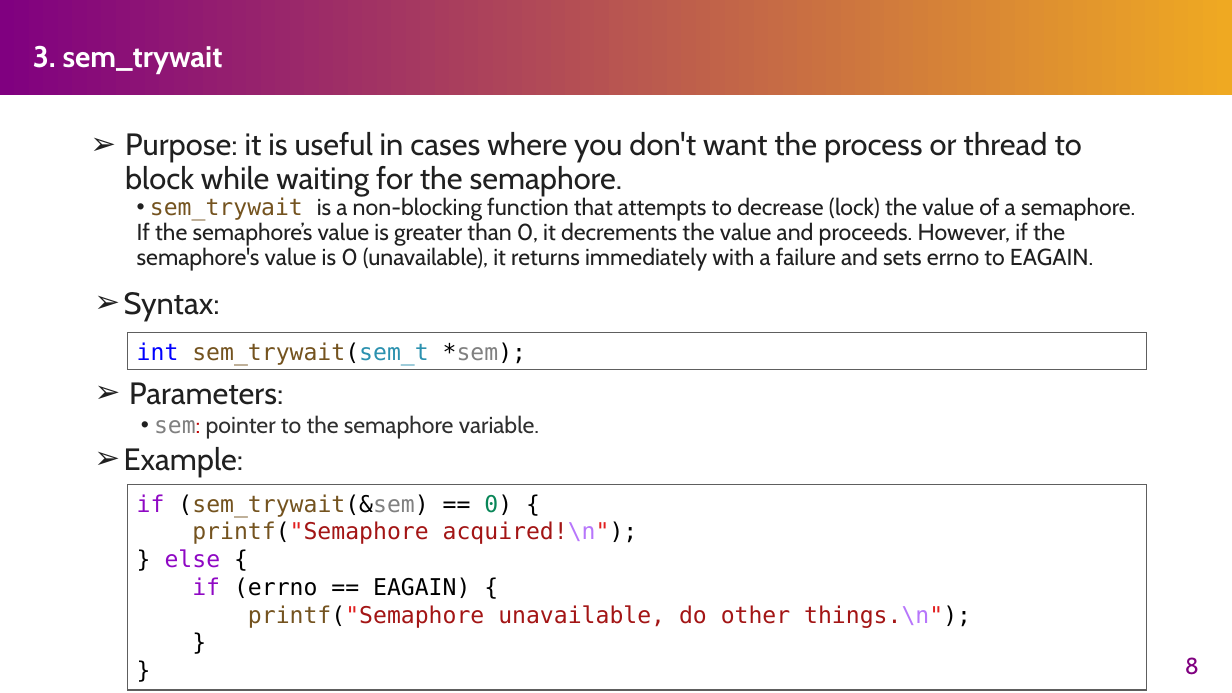
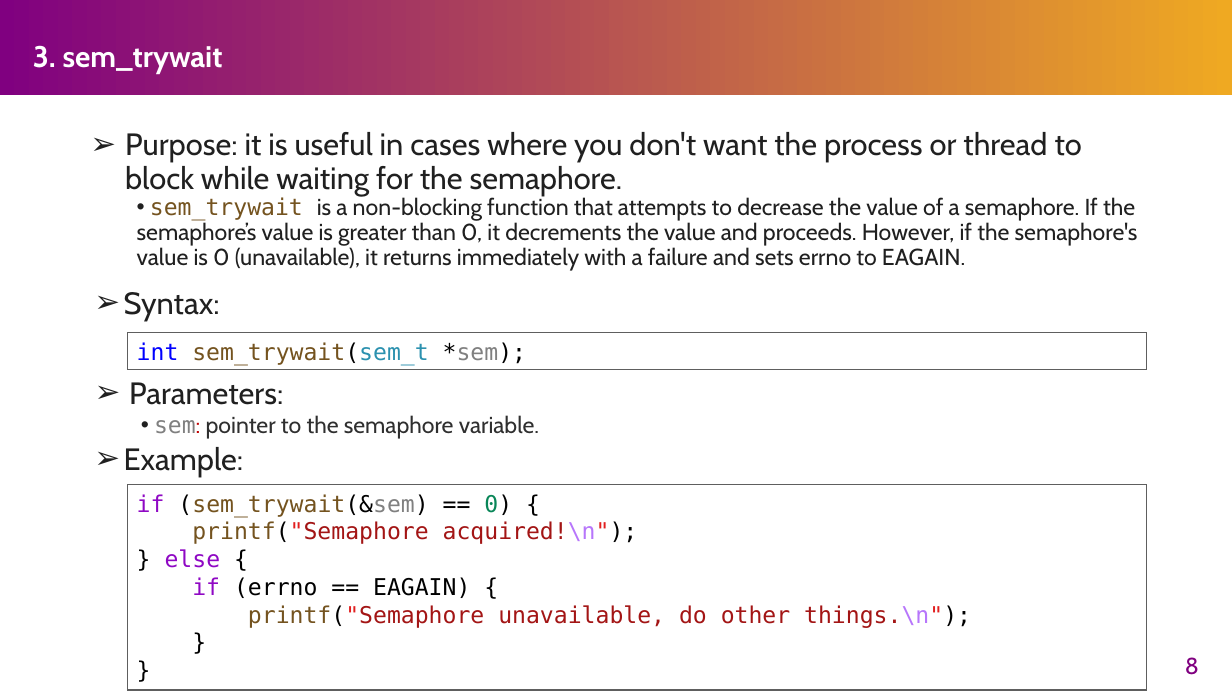
Before and after one commit to henryhxu/CSCI3150, a slide deck: slide 8 of tutorial/T06/tut06.pptx. Drawn at 1232x693 pixels with LibreOffice and Linux fonts; fonts in the diff are those of the drawing. Boxes give left, top, right and bottom in pixels: in the first picture for what was removed or moved away, otherwise in the second. Text is boxed around its words. In the diff, an @@ line names an element or a change of style, - is before the commit and + after.

```diff
--- a/tutorial/T06/tut06.pptx
+++ b/tutorial/T06/tut06.pptx
@@ text at box(137, 196, 1138, 271): text changed @@
-  • sem_trywait is a non-blocking function that attempts to decrease (lock) the value of a semaphore. If the semaphore’s value is greater than 0, it decrements the value and proceeds. However, if the semaphore's value is 0 (unavailable), it returns immediately with a failure and sets errno to EAGAIN.
+  • sem_trywait is a non-blocking function that attempts to decrease the value of a semaphore. If the semaphore’s value is greater than 0, it decrements the value and proceeds. However, if the semaphore's value is 0 (unavailable), it returns immediately with a failure and sets errno to EAGAIN.
```
Also in this commit, not shown: 6 other slides changed.
